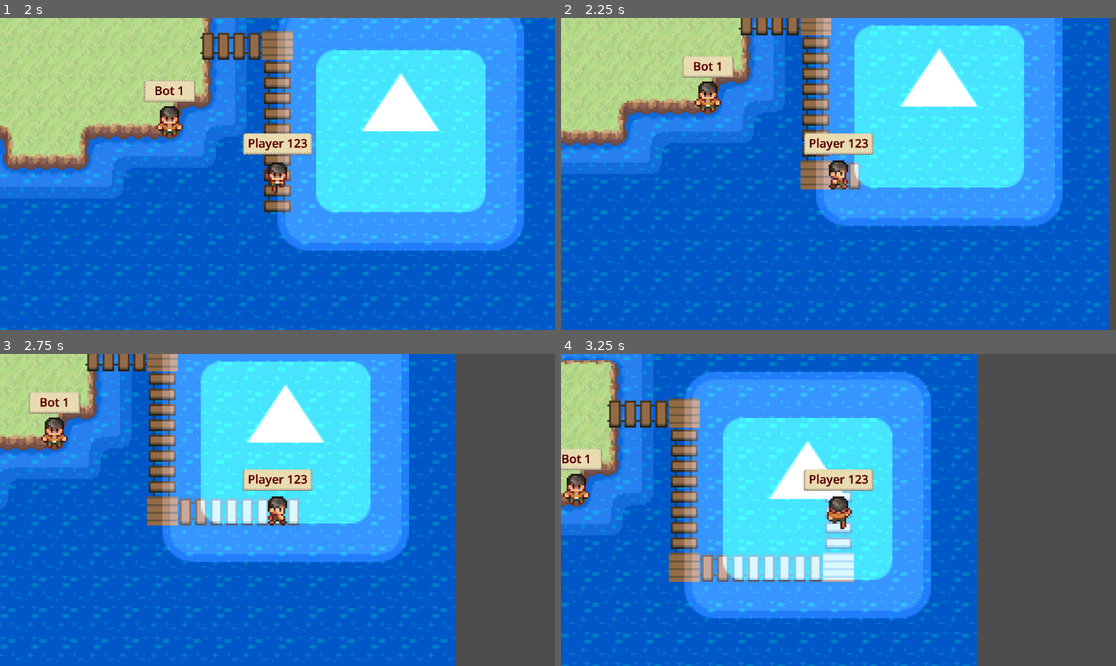
Above: before the commit, frames 1-4 (two rows, left to right).
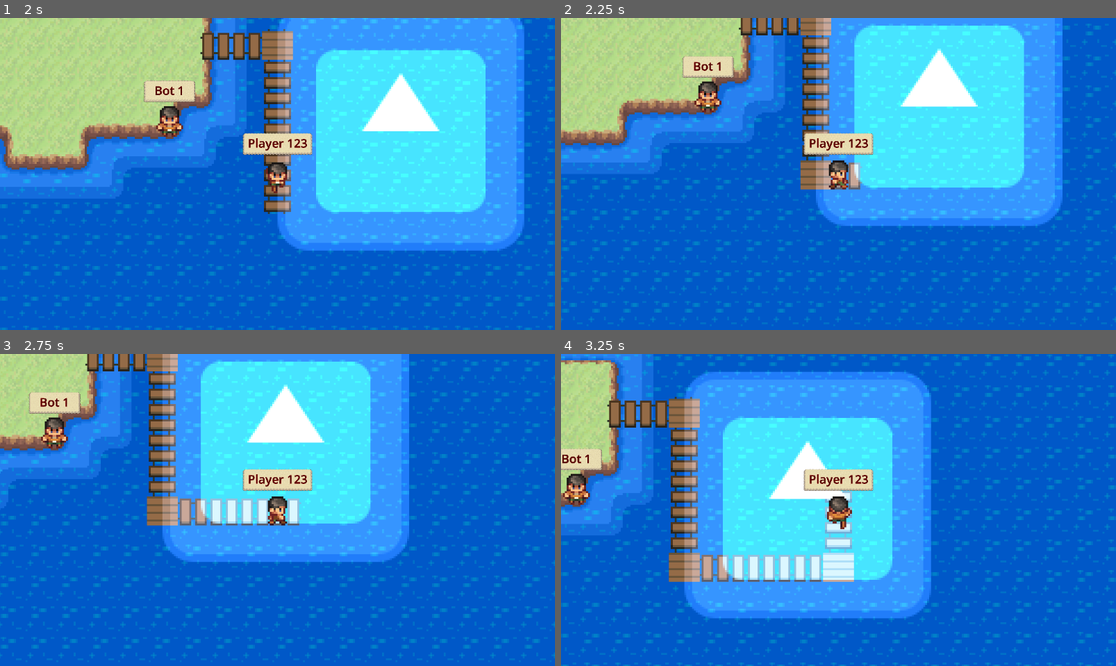
Above: after the commit, the same moments.

Repository: filippo-orru/island-tag-game
Game: Godot game, scene res://world.tscn
Same seed, same stepped clock (60 frames per second), same inputs: the game is played once before the commit and once after it. The engine's default icon, where the game draws it, is replaced by a stand-in: a white triangle on a blue panel in a dark square.
Inputs:
- Up to frame 1 (2 s): tap Enter at 0.5 s; hold Right (ui_right) 0.53-1.28 s; hold Down (ui_down) from 1.28 s (still down)
- Up to frame 2 (2.25 s): release Down (ui_down) at 2.03 s; hold Right (ui_right) from 2.03 s (still down)
- Up to frame 3 (2.75 s): keep holding Right (ui_right)
- Up to frame 4 (3.25 s): release Right (ui_right) at 2.78 s; hold Up (ui_up) from 2.78 s (still down)

Frame 1 is identical in both runs. In frame 2, 1.4% of the frame differs, in the area x 98-100%, y 0-100%; in frame 3, 18%; in frame 4, 25%, in the area x 74-100%, y 0-100%.

Commit message:
Fix infinite water

Diff:
--- a/WaterBackground.gd
+++ b/WaterBackground.gd
@@ -4,6 +4,8 @@
 @onready var activeCamera: Camera2D = get_viewport().get_camera_2d()
 
 func _process(delta):
-	self.position.x = int(activeCamera.position.x) / GameWorld.GRID_SIZE
-	self.position.y = int(activeCamera.position.y) / GameWorld.GRID_SIZE
-	print(self.position.x, self.position.y)
+	var x = int(activeCamera.global_position.x) / GameWorld.GRID_SIZE / 2
+	var y = int(activeCamera.global_position.y) / GameWorld.GRID_SIZE / 2
+
+	self.position.x = x * GameWorld.GRID_SIZE * 2
+	self.position.y = y * GameWorld.GRID_SIZE * 2
--- a/project.godot
+++ b/project.godot
@@ -14,6 +14,10 @@
 run/main_scene="res://world.tscn"
 config/features=PackedStringArray("4.2", "GL Compatibility")
 config/icon="res://icon.svg"
+
+[display]
+
+window/size/mode=2
 
 [importer_defaults]
 
Not shown: 1 places in player.tscn that only renumber resources
